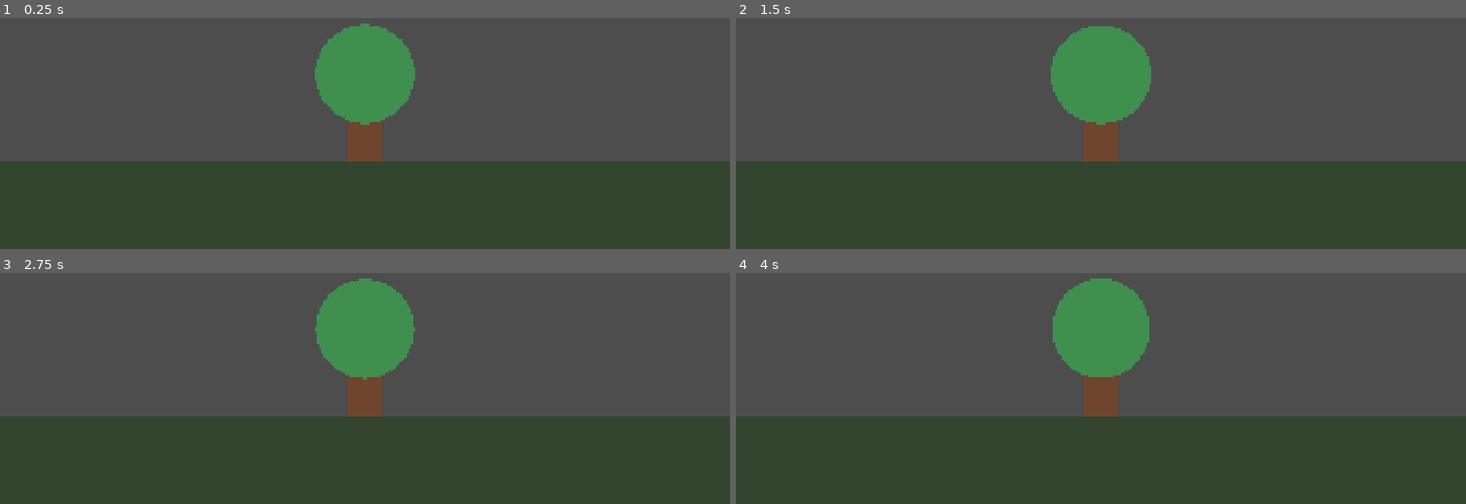
Above: before the commit, frames 1-4 (two rows, left to right).
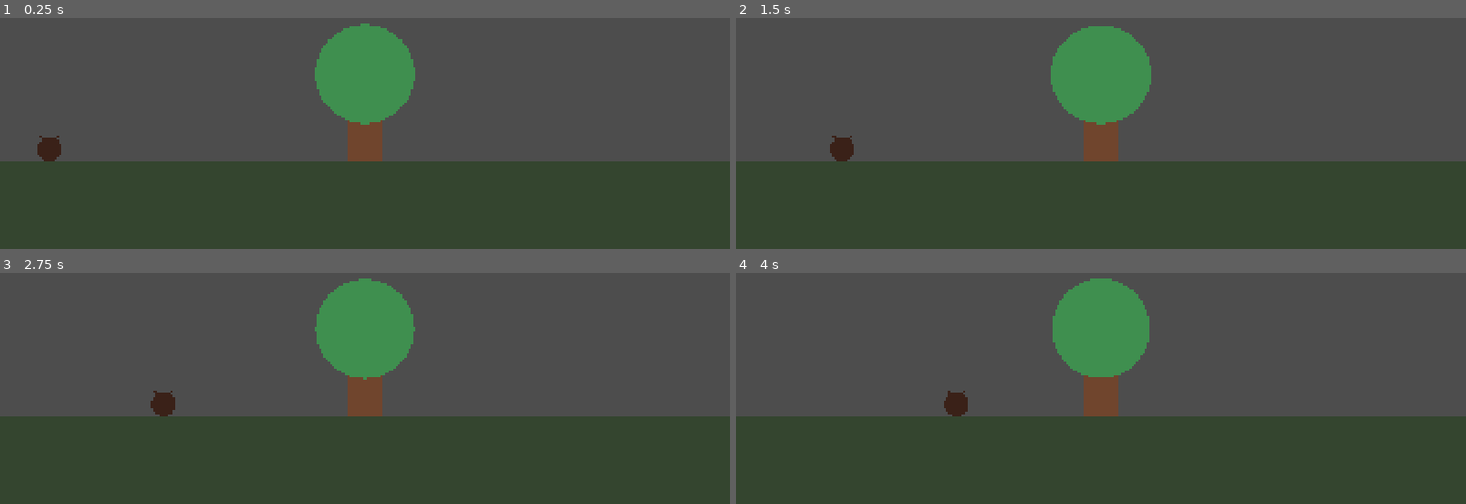
Above: after the commit, the same moments.

Repository: Triggggie/tree-guardian
Game: Godot game, scene res://scenes/main_world.tscn
The game is run twice, just before and just after one commit, with the same random seed, the same clock (stepped at 60 frames per second) and the same inputs. The project has no main scene, so this scene is started directly.
Inputs:
- Up to frame 1 (0.25 s): no input
- Up to frame 2 (1.5 s): no input
- Up to frame 3 (2.75 s): no input
- Up to frame 4 (4 s): no input

The runs differ from the first frame. In frame 1, 0.3% of the frame differs, in the area x 5-9%, y 50-63%; in frame 2, 0.3%; in frame 3, 0.3%, in the area x 20-24%, y 50-63%; in frame 4, 0.3%.

Commit message:
Add first moving enemy

Diff:
--- /dev/null
+++ b/scenes/enemies/bark_beetle.tscn
@@ -0,0 +1,10 @@
+[gd_scene format=3 uid="uid://bq6epklbpqjum"]
+
+[ext_resource type="Script" uid="uid://dcr5grc0qqchi" path="res://scripts/bark_beetle.gd" id="1_oij6s"]
+
+[node name="BarkBeetle" type="CharacterBody2D" unique_id=1053252377]
+script = ExtResource("1_oij6s")
+
+[node name="Visual" type="Node2D" parent="." unique_id=296908097]
+
+[node name="CollisionShape2D" type="CollisionShape2D" parent="." unique_id=1226018101]
--- a/scenes/main_world.tscn
+++ b/scenes/main_world.tscn
@@ -2,6 +2,7 @@
 
 [ext_resource type="PackedScene" uid="uid://d3uxb01hw3ht0" path="res://scenes/tree/tree.tscn" id="1_6x5uh"]
 [ext_resource type="Script" uid="uid://c1cebm5kq3y4s" path="res://scenes/ground.gd" id="1_tt5ry"]
+[ext_resource type="PackedScene" uid="uid://bq6epklbpqjum" path="res://scenes/enemies/bark_beetle.tscn" id="3_wjoj8"]
 
 [node name="MainWorld" type="Node2D" unique_id=487831534]
 
@@ -17,6 +18,9 @@
 [node name="Tree" parent="Entities" unique_id=1588258163 instance=ExtResource("1_6x5uh")]
 position = Vector2(960, 850)
 
+[node name="BarkBeetle" parent="Entities" unique_id=1053252377 instance=ExtResource("3_wjoj8")]
+position = Vector2(100, 818)
+
 [node name="Effects" type="Node2D" parent="." unique_id=1045736026]
 
 [node name="UI" type="CanvasLayer" parent="." unique_id=598616581]
--- /dev/null
+++ b/scripts/bark_beetle.gd
@@ -0,0 +1,43 @@
+extends CharacterBody2D
+
+
+@export var move_speed: float = 120.0
+@export var target_x: float = 960.0
+@export var stopping_distance: float = 130.0
+
+
+func _physics_process(_delta: float) -> void:
+	var distance_to_target: float = target_x - global_position.x
+
+	if abs(distance_to_target) <= stopping_distance:
+		velocity = Vector2.ZERO
+		return
+
+	var direction: float = sign(distance_to_target)
+	velocity = Vector2(direction * move_speed, 0.0)
+
+	move_and_slide()
+
+
+func _draw() -> void:
+	# Dočasné tělo brouka.
+	draw_circle(
+		Vector2.ZERO,
+		32.0,
+		Color("3a2118")
+	)
+
+	# Dočasná tykadla.
+	draw_line(
+		Vector2(-12, -22),
+		Vector2(-25, -38),
+		Color("3a2118"),
+		5.0
+	)
+
+	draw_line(
+		Vector2(12, -22),
+		Vector2(25, -38),
+		Color("3a2118"),
+		5.0
+	)
Not shown, added: scripts/bark_beetle.gd.uid
